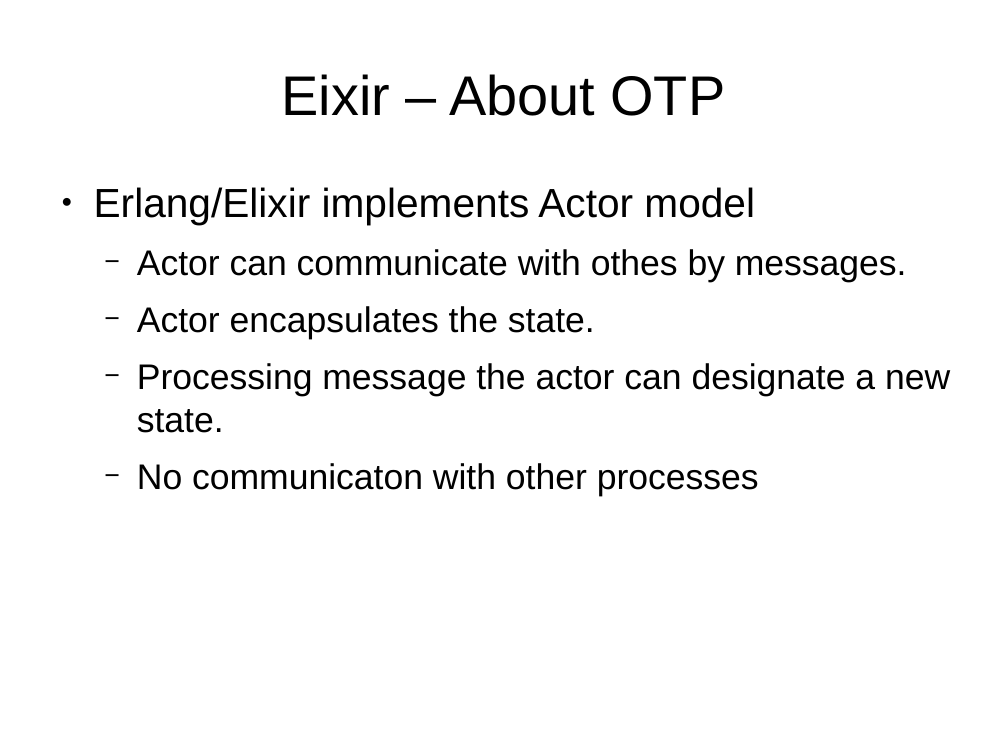
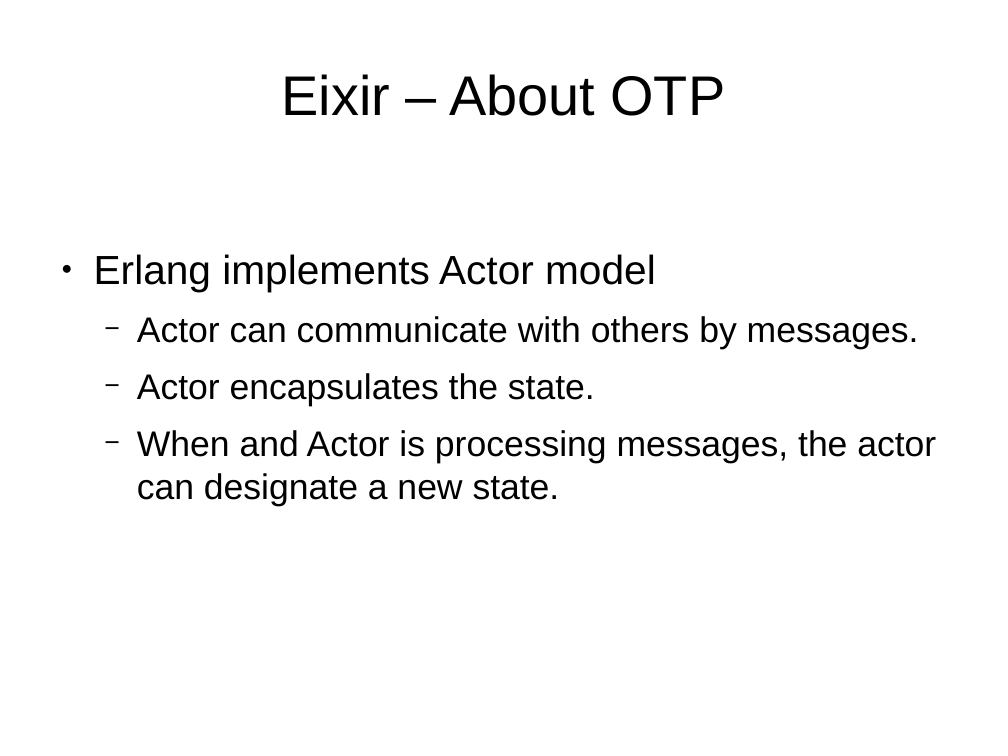
Before and after one commit to ramortegui/talks, a slide deck: slide 15 of elixir-otp-basics.odp (slide 14 before the commit). Drawn at 1008x756 pixels with LibreOffice and Linux fonts; fonts in the diff are those of the drawing. Boxes give left, top, right and bottom in pixels: in the first picture for what was removed or moved away, otherwise in the second. Text is boxed around its words. In the diff, an @@ line names an element or a change of style, - is before the commit and + after.

Commit message:
Add elixir-otp sample code, and update the presentation.

```diff
--- a/elixir-otp-basics.odp
+++ b/elixir-otp-basics.odp
@@ text at [94,254,919,349]: text changed @@
-● Erlang/Elixir implements Actor model
-  − Actor can communicate with othes by messages.
+● Erlang implements Actor model
+  − Actor can communicate with others by messages.
@@ text at [137,430,936,506]: text changed @@
-  − Processing message the actor can designate a new state.
-  − No communicaton with other processes
+  − When and Actor is processing messages, the actor can designate a new state.
```
Also in this commit, not shown: 5 other slides changed, 2 slides added, 1 slide removed, 53 other files.
